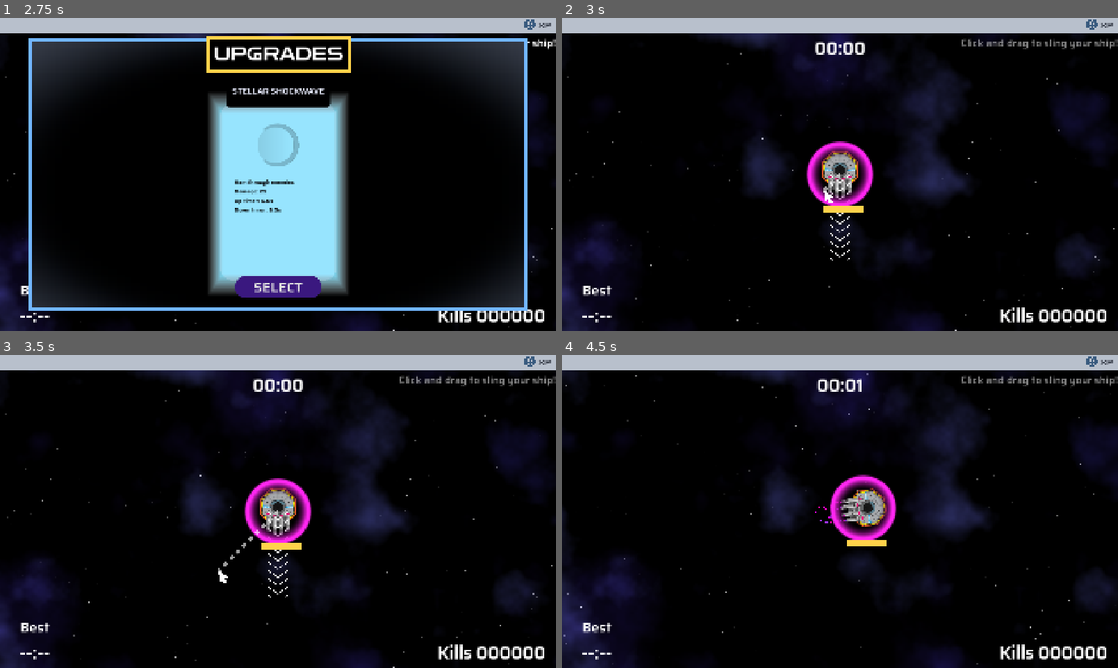
Above: before the commit, frames 1-4 (two rows, left to right).
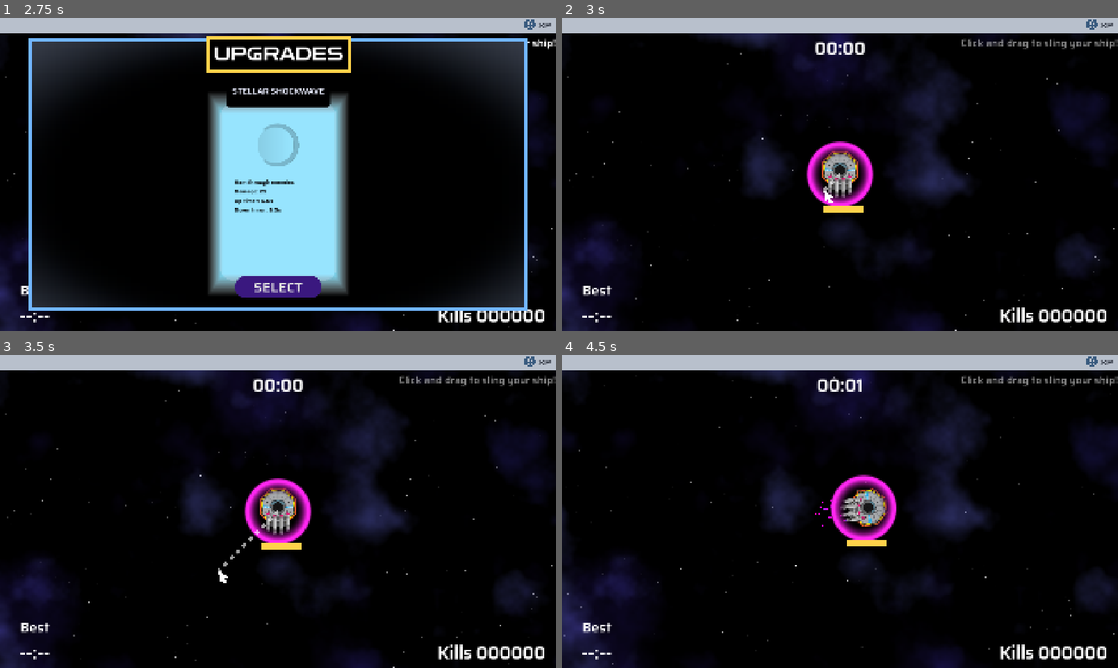
Above: after the commit, the same moments.

Repository: two-sticks-and-a-rock/space-arcade
Game: Godot game, scene res://scenes/main_menu.tscn
Same seed, same stepped clock (60 frames per second), same inputs: the game is played once before the commit and once after it.
Inputs (mouse positions are in pixels of both pictures, inside the frame that each line leads up to):
- Up to frame 1 (2.75 s): click "START" at 0.5 s; click "SKIP" at 1.25 s; click "SKIP" at 2 s
- Up to frame 2 (3 s): click "SELECT" at 2.75 s
- Up to frame 3 (3.5 s): no input
- Up to frame 4 (4.5 s): tap Enter at 3.5 s; move the mouse to (962, 495) at 3.52 s; press the mouse at (962, 495) at 3.53 s; hold Right (move_right) 3.53-4.28 s; move the mouse to (728, 527) at 4.27 s; release the mouse at (728, 527) at 4.28 s; hold Down (move_back) from 4.28 s (still down); click (728, 527) at 4.35 s

Frame 1 is identical in both runs. In frame 2, 0.1% of the frame differs, in the area x 48-52%, y 50-78%; in frame 3, 0.1%; in frame 4, 0.6%, in the area x 0-100%, y 5-99%.

Commit message:
color and offset from player

Diff:
--- a/scenes/MOVER.gd
+++ b/scenes/MOVER.gd
@@ -5,7 +5,7 @@
 
 var velocity
 
-var slingshot_length_clamp = 500
+var slingshot_length_clamp = 513
 var speed_mult = 3
 
 func _ready():
--- a/scenes/player/player.tscn
+++ b/scenes/player/player.tscn
@@ -74,6 +74,7 @@
 [node name="PlayerCam" parent="." unique_id=366946419 instance=ExtResource("3_lvxji")]
 
 [node name="slingshot" parent="." unique_id=1690289278 instance=ExtResource("11_myrg7")]
+points = PackedVector2Array()
 
 [node name="hp" type="ProgressBar" parent="." unique_id=1485871813]
 z_index = 100
--- a/scenes/player/slingshot.gd
+++ b/scenes/player/slingshot.gd
@@ -17,6 +17,9 @@
 #var sling_charge : float = 0
 #var use_wasd : bool = false
 
+func _ready():
+	modulate = self_modulate * 4.0
+
 func handle_speed(slingshot_vector: Vector2):
 		Mover.direction = slingshot_vector.normalized()
 		Mover.speed = slingshot_vector.length()
@@ -30,8 +33,9 @@
 		end_vector = get_global_mouse_position()
 		clear_points()
 
-		var visible_start_vector = to_local(player.global_position)
-		var visible_end_vector = to_local(player.global_position + (start_vector - end_vector).limit_length(Mover.slingshot_length_clamp))
+		var visible_direction = (start_vector - end_vector).normalized()*80
+		var visible_start_vector = to_local(player.global_position + visible_direction)
+		var visible_end_vector = to_local(player.global_position + (start_vector - end_vector).limit_length(Mover.slingshot_length_clamp) + visible_direction)
 		add_point(visible_start_vector, 0)
 		add_point(visible_end_vector, 1)
 
--- a/scenes/player/slingshot.tscn
+++ b/scenes/player/slingshot.tscn
@@ -4,6 +4,7 @@
 [ext_resource type="Script" uid="uid://cg3xb6odenjtk" path="res://scenes/player/slingshot.gd" id="2_sc6vs"]
 
 [node name="slingshot" type="Line2D" unique_id=1690289278]
+self_modulate = Color(1, 0.8235294, 0.2901961, 1)
 texture_repeat = 2
 points = PackedVector2Array(0, 0, 0, 300)
 width = 70.0
